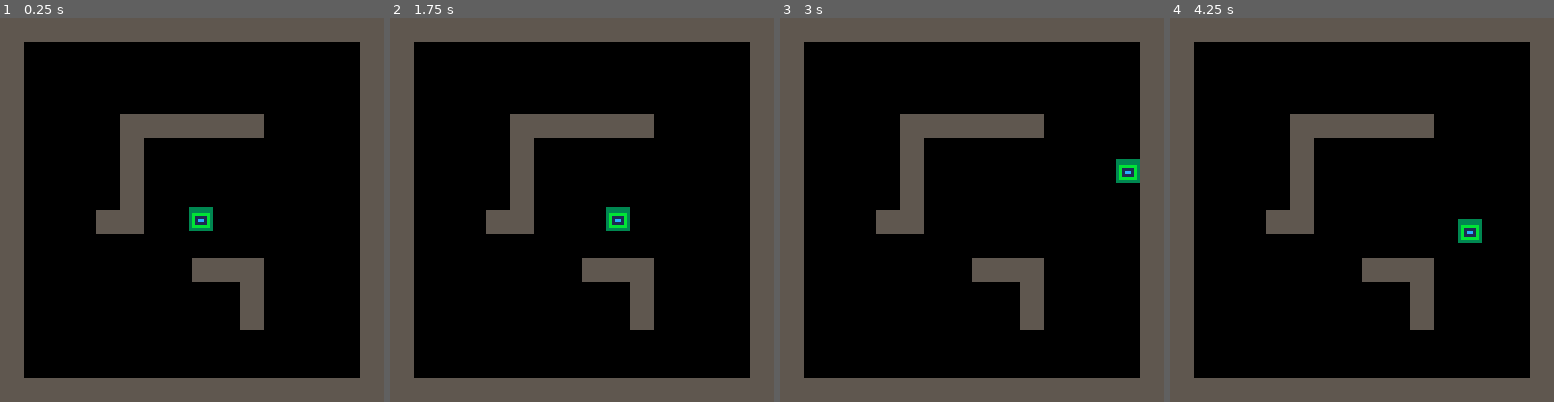
Above: before the commit, frames 1-4 (left to right).
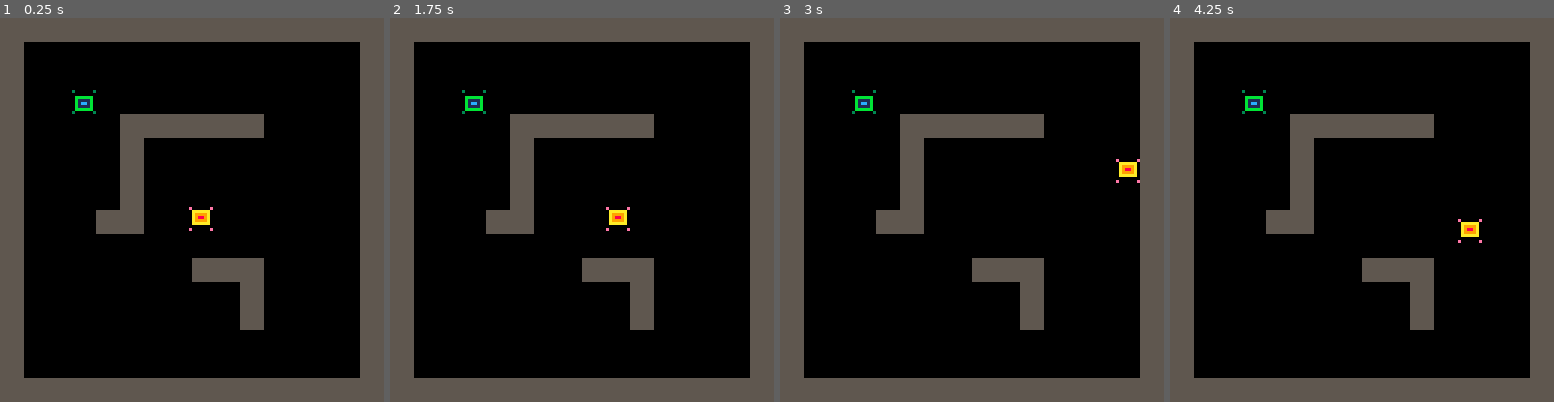
Above: after the commit, the same moments.

Repository: RobertoFreireFerrazPassos/pico8
Game: PICO-8 cartridge pico8topdowntutorial.p8
The game is run twice, just before and just after one commit, with the same random seed, the same clock (stepped at 60 frames per second) and the same inputs.
Inputs:
- Up to frame 1 (0.25 s): no input
- Up to frame 2 (1.75 s): tap X (X key) at 0.33, 1.07 s; tap O (Z key) at 0.7, 1.7 s; hold Right from 1.6 s (still down)
- Up to frame 3 (3 s): tap X (X key) at 1.85, 2.97 s; release Right at 2.1 s; tap O (Z key) at 2.1, 2.5, 2.9 s; hold Up 2.15-2.42 s; hold Right from 2.47 s (still down)
- Up to frame 4 (4.25 s): release Right at 3.03 s; hold Left 3.08-3.58 s; tap O (Z key) at 3.3, 3.7, 4.1 s; hold Down 3.63-3.97 s; hold Right from 4.02 s (still down); tap X (X key) at 4.08 s

The runs differ from the first frame. In frame 1, 0.6% of the frame differs, in the area x 18-56%, y 18-56%; in frame 2, 0.6%; in frame 3, 0.6%; in frame 4, 0.6%.

Commit message:
add collision with enemy

Diff:
--- a/pico8topdowntutorial.p8
+++ b/pico8topdowntutorial.p8
@@ -13,6 +13,7 @@
 	cls()
 	map()
 	drawsprite(p)
+	drawsprite(e)
 end
 -->8
 -- utils --
@@ -34,6 +35,19 @@
     end
   end
   return false
+end
+
+function rects_overlap(o1,o2)
+		local o1x,o1y,o2x,o2y=
+			o1.x+o1.box.x,
+			o1.y+o1.box.y,
+			o2.x+o2.box.x,
+			o2.y+o2.box.y
+
+  return o1x < o2x + o2.box.w and
+         o1x + o1.box.w - 1 > o2x and
+         o1y < o2y + o2.box.h and
+         o1y + o1.box.h - 1 > o2y
 end
 -->8
 -- player --
@@ -60,31 +74,42 @@
 end
 
 p = {
-	sprt=2,
+	sprt=1,
 	x=63,
 	y=63,
+	box={x=1,y=1,w=6,h=5},
 	control = function()
 		local lx,ly=p.x,p.y
 		local xy=getxy()
 
-		if collideflag(xy.x,p.y,1)==false then
+		if rects_overlap({x=xy.x,y=p.y,box=p.box},e)==false
+			and collideflag(xy.x,p.y,1)==false then
 			p.x=xy.x
 		end
 
-		if collideflag(p.x,xy.y,1)==false then
+		if rects_overlap({x=p.x,y=xy.y,box=p.box},e)==false
+		 and collideflag(p.x,xy.y,1)==false then
 			p.y=xy.y
 		end
 	end
 }
+-->8
+-- enemy --
+e = {
+	sprt=2,
+	x=24,
+	y=24,
+	box={x=1,y=2,w=6,h=5},
+}
 __gfx__
-00000000eeeeeeee3333333300000000000000000000000000000000000000000000000000000000000000000000000000000000000000000000000000000000
-00000000eaaaaaae3333333300000000000000000000000000000000000000000000000000000000000000000000000000000000000000000000000000000000
-00700700ea9999ae3bbbbbb300000000000000000000000000000000000000000000000000000000000000000000000000000000000000000000000000000000
-00077000ea9889ae3b1111b300000000000000000000000000000000000000000000000000000000000000000000000000000000000000000000000000000000
-00077000ea9889ae3b1cc1b300000000000000000000000000000000000000000000000000000000000000000000000000000000000000000000000000000000
-00700700ea9999ae3b1111b300000000000000000000000000000000000000000000000000000000000000000000000000000000000000000000000000000000
-00000000eaaaaaae3bbbbbb300000000000000000000000000000000000000000000000000000000000000000000000000000000000000000000000000000000
-00000000eeeeeeee3333333300000000000000000000000000000000000000000000000000000000000000000000000000000000000000000000000000000000
+00000000e000000e3000000300000000000000000000000000000000000000000000000000000000000000000000000000000000000000000000000000000000
+000000000aaaaaa00000000000000000000000000000000000000000000000000000000000000000000000000000000000000000000000000000000000000000
+007007000a9999a00bbbbbb000000000000000000000000000000000000000000000000000000000000000000000000000000000000000000000000000000000
+000770000a9889a00b1111b000000000000000000000000000000000000000000000000000000000000000000000000000000000000000000000000000000000
+000770000a9999a00b1cc1b000000000000000000000000000000000000000000000000000000000000000000000000000000000000000000000000000000000
+007007000aaaaaa00b1111b000000000000000000000000000000000000000000000000000000000000000000000000000000000000000000000000000000000
+00000000000000000bbbbbb000000000000000000000000000000000000000000000000000000000000000000000000000000000000000000000000000000000
+00000000e000000e3000000300000000000000000000000000000000000000000000000000000000000000000000000000000000000000000000000000000000
 55555555000000000000000000000000000000000000000000000000000000000000000000000000000000000000000000000000000000000000000000000000
 55555555000000000000000000000000000000000000000000000000000000000000000000000000000000000000000000000000000000000000000000000000
 55555555000000000000000000000000000000000000000000000000000000000000000000000000000000000000000000000000000000000000000000000000
